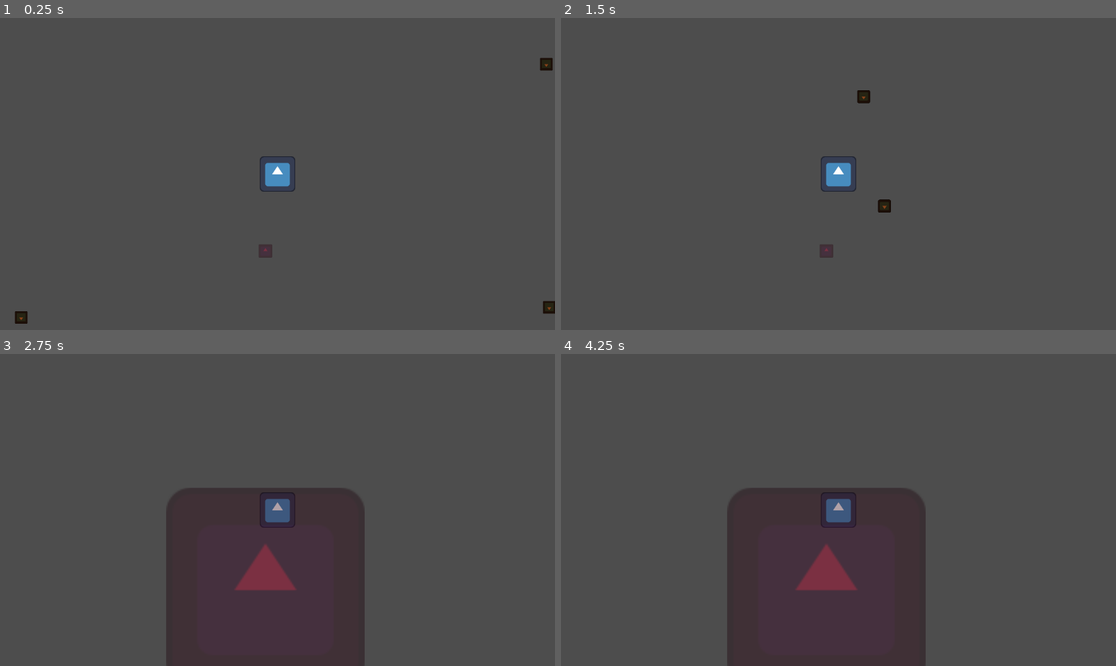
Above: before the commit, frames 1-4 (two rows, left to right).
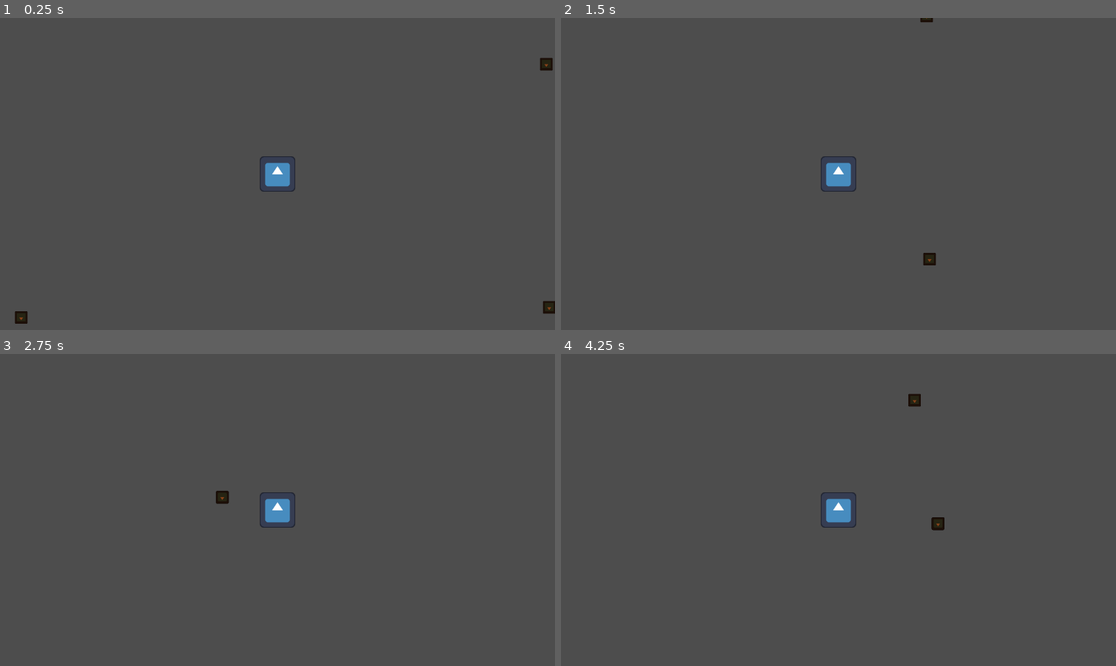
Above: after the commit, the same moments.

Repository: Lu-ni/upsi-jam-6
Game: Godot game, scene res://scenes/MainScene.tscn
The game is run twice, just before and just after one commit, with the same random seed, the same clock (stepped at 60 frames per second) and the same inputs. The engine's default icon, where the game draws it, is replaced by a stand-in: a white triangle on a blue panel in a dark square.
Inputs:
- Up to frame 1 (0.25 s): no input
- Up to frame 2 (1.5 s): tap Enter at 0.5 s; hold Right (ui_right) 0.53-1.28 s; hold Down (ui_down) from 1.28 s (still down)
- Up to frame 3 (2.75 s): release Down (ui_down) at 2.03 s; hold Right (ui_right) from 2.03 s (still down)
- Up to frame 4 (4.25 s): release Right (ui_right) at 2.78 s; hold W (ui_up) 2.78-3.53 s; hold Left (ui_left) from 3.53 s (still down)

The runs differ from the first frame. In frame 1, 0.1% of the frame differs, in the area x 46-50%, y 72-77%; in frame 2, 0.4%; in frame 3, 20%; in frame 4, 20%, in the area x 30-70%, y 12-100%.

Commit message:
Added example drop system

Diff:
--- /dev/null
+++ b/globals/GlobalItemList.gd
@@ -0,0 +1,10 @@
+extends Node
+
+var example_item: Item
+
+func _enter_tree() -> void:
+	example_item = Item.new()
+	example_item.item_type = Item.ITEM_TYPE.thingy
+	example_item.valeur_en_kamas = 500
+	example_item.pods = 2
+	example_item.texture = load("res://icon.svg")
--- /dev/null
+++ b/globals/PlayerInfo.gd
@@ -0,0 +1,17 @@
+extends Node
+
+var inventory: Array[Item]
+var kamas: int
+#var ta_race_jsp
+
+# Called when the node enters the scene tree for the first time.
+func _ready() -> void:
+	Signals.pick_up.connect(add_item_to_inventory)
+
+
+# Called every frame. 'delta' is the elapsed time since the previous frame.
+func _process(delta: float) -> void:
+	pass
+
+func add_item_to_inventory(item: Item):
+	inventory.append(item)
--- a/globals/Signals.gd
+++ b/globals/Signals.gd
@@ -1,5 +1,5 @@
 extends Node
 
 # EXAMPLES
-signal pick_up
+signal pick_up (item: Item)
 signal times_up
--- a/globals/Structure.gd
+++ b/globals/Structure.gd
@@ -1,7 +1 @@
 extends Node
-
-enum DROP_TYPE {
-	thingy,
-	bajigy,
-	bomboclat,
-}
--- a/project.godot
+++ b/project.godot
@@ -21,10 +21,12 @@
 
 [autoload]
 
-SceneList="*uid://c5ra7fd6ewiio"
 Signals="*uid://ckynh1tp68hdk"
 Manager="*uid://c8nwuorbnhm6c"
 Structure="*uid://qfaklmsa6lrk"
+GlobalItemList="*uid://brp35qkkiiwt7"
+SceneList="*uid://c5ra7fd6ewiio"
+PlayerInfo="*uid://bae4ppspx5ngb"
 
 [global_group]
 
--- a/scenes/HUD.tscn
+++ b/scenes/HUD.tscn
@@ -6,8 +6,20 @@
 [node name="Hud" type="CanvasLayer" unique_id=1218645215]
 script = ExtResource("1_fls4u")
 
-[node name="Sprite2D" type="Sprite2D" parent="." unique_id=257191941]
-modulate = Color(0.8, 0, 0.1882353, 0.36862746)
-position = Vector2(551, 484)
-scale = Vector2(0.225, 0.225)
+[node name="ItemList" type="VBoxContainer" parent="." unique_id=1672027048]
+offset_left = 37.0
+offset_top = 98.0
+offset_right = 165.0
+offset_bottom = 1102.762
+scale = Vector2(0.42, 0.42)
+size_flags_horizontal = 3
+size_flags_vertical = 3
+size_flags_stretch_ratio = 0.0
+
+[node name="TextureRect2" type="TextureRect" parent="ItemList" unique_id=1341948677]
+layout_mode = 2
 texture = ExtResource("1_qpvh6")
+
+[node name="TextureRect" type="TextureRect" parent="ItemList" unique_id=1478821820]
+layout_mode = 2
+texture = ExtResource("1_qpvh6")
--- a/scenes/Drop.tscn
+++ b/scenes/Item.tscn
@@ -3,11 +3,10 @@
 [ext_resource type="Script" uid="uid://bjgfd2aapsvub" path="res://scripts/drop.gd" id="1_21n5c"]
 [ext_resource type="Texture2D" uid="uid://t17t3iqkesbp" path="res://icon.svg" id="2_8aaos"]
 
-[node name="Drop" type="CharacterBody2D" unique_id=1198643905 node_paths=PackedStringArray("sprite")]
+[node name="Drop" type="CharacterBody2D" unique_id=1198643905]
 script = ExtResource("1_21n5c")
-pickup_range = 392
+pickup_range = 100
 move_speed = 353
-sprite = NodePath("Sprite2D")
 
 [node name="Sprite2D" type="Sprite2D" parent="." unique_id=57519601]
 modulate = Color(0.5297558, 0.25715807, 0.09872932, 1)
--- a/scenes/MainScene.tscn
+++ b/scenes/MainScene.tscn
@@ -1,7 +1,7 @@
 [gd_scene format=3 uid="uid://dtbs3n50bqkkl"]
 
 [ext_resource type="PackedScene" uid="uid://bxbwud5tu2yaq" path="res://scenes/Player.tscn" id="1_echbf"]
-[ext_resource type="PackedScene" uid="uid://cu0s3kerks1jj" path="res://scenes/Drop.tscn" id="2_ibiss"]
+[ext_resource type="PackedScene" uid="uid://cu0s3kerks1jj" path="res://scenes/Item.tscn" id="2_ibiss"]
 
 [node name="MainScene" type="Node2D" unique_id=93382841]
 
--- a/scripts/drop.gd
+++ b/scripts/drop.gd
@@ -1,17 +1,16 @@
 extends CharacterBody2D
+class_name Drop
 
 var target: Node2D
 @export var pickup_range: int
 @export var move_speed: int
-@export var sprite: Sprite2D
 var entered_range: bool = false
 var picked_up: bool = false
-
-#var drop_type: Structure.DROP_TYPE = Skibidi
-
-var value: int = 0
+var item: Item = null
 
 func _ready() -> void:
+	# Example
+	item = GlobalItemList.example_item
 	get_player()
 	set_sprite()
 
@@ -34,7 +33,7 @@
 		velocity = velocity.lerp(desired_velocity, 8.0 * delta)
 		if dist <= 50:
 			picked_up = true
-			sprite.visible = false
+			$Sprite2D.visible = false
 			give_player_loot()
 	move_and_slide()
 
@@ -42,11 +41,10 @@
 	target = get_tree().get_first_node_in_group("player")
 
 func set_sprite():
-	#if drop_type == DROP_TYPE.GOLD:
-		 #sprite.texture = ResourceList.gold_sprites[0]
-		pass
+	if item != null and item.texture != null:
+		$Sprite2D.texture = item.texture
 
 func give_player_loot():
 	print("Woohoo yioppieeei didee dooo da you got loota ma masn")
-	Signals.pick_up.emit()
+	Signals.pick_up.emit(item)
 	queue_free()
--- a/scripts/hud.gd
+++ b/scripts/hud.gd
@@ -1,8 +1,13 @@
 extends CanvasLayer
 
+
 func _ready() -> void:
-	Signals.pick_up.connect(SKABALADAN)
+	var items = $ItemList.find_children("*", "Node")
+	for item in items:
+		item.queue_free()
+	Signals.pick_up.connect(add_item)
 
-
-func SKABALADAN():
-	$Sprite2D.scale += Vector2(1,1)
+func add_item(item: Item):
+	var texture_rect: TextureRect = TextureRect.new()
+	texture_rect.texture = item.texture
+	$ItemList.add_child(texture_rect)
--- /dev/null
+++ b/scripts/item_class.gd
@@ -0,0 +1,14 @@
+class_name Item
+
+enum ITEM_TYPE {
+	thingy,
+	bajigy,
+	bomboclat,
+}
+
+var item_name: String
+var item_type: ITEM_TYPE
+var valeur_en_kamas: int
+var pods: int
+var texture: Texture2D
+#var description: String
Not shown, added: globals/GlobalItemList.gd.uid
Not shown, added: globals/PlayerInfo.gd.uid
Not shown, added: scripts/item_class.gd.uid
